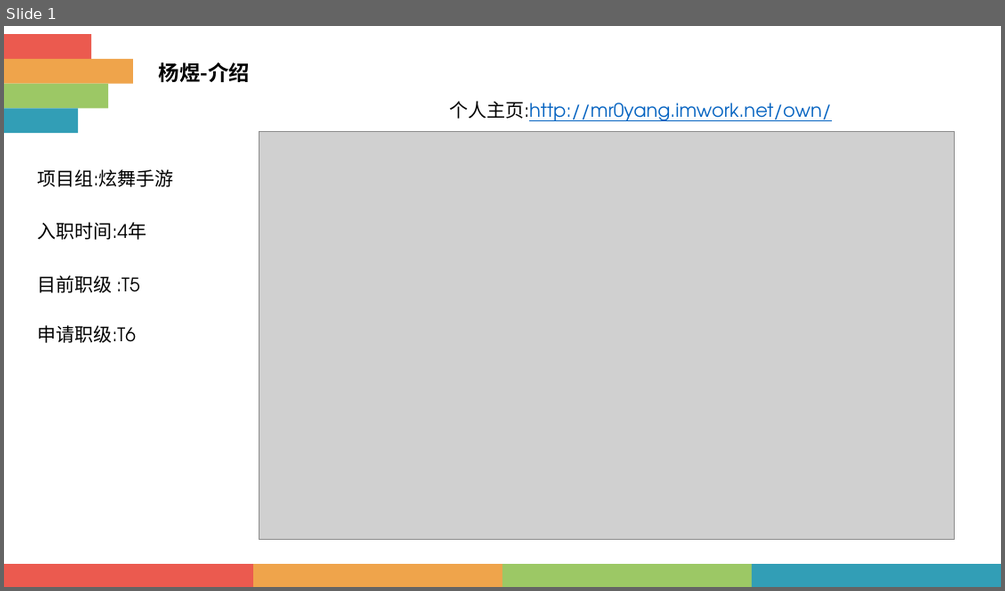
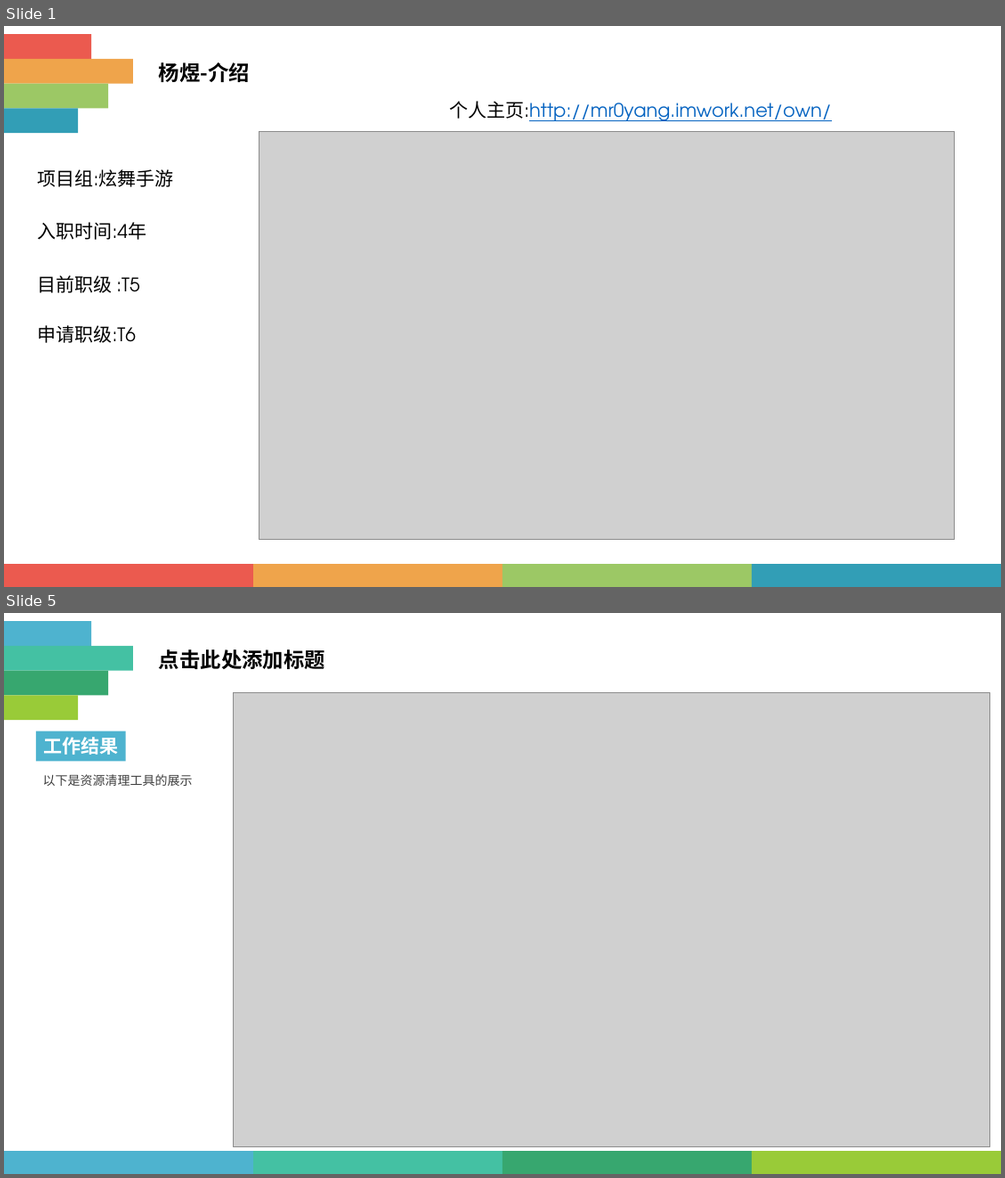
Before and after one commit to cashtony/Company, a slide deck: 文档/2018年6月程序员晋级/晋级 ppt.pptx. Shown one above the other, each under a label of ours: slide 1 before the commit, slides 1 and 5 after it; the slides between them are not shown. The pictures are 1005x591 and 1005x1178 pixels, drawn with LibreOffice and Linux fonts; fonts in the diff are those of the drawing; grey boxes stand for pictures. Boxes give left, top, right and bottom in pixels: in the first picture for what was removed or moved away, otherwise in the second. Text is boxed around its words. In the diff, an @@ line names an element or a change of style, - is before the commit and + after.

```diff
--- a/文档/2018年6月程序员晋级/晋级 ppt.pptx
+++ b/文档/2018年6月程序员晋级/晋级 ppt.pptx
@@ slide 5 added at <box>4,613,1001,1174</box>, background #FFFFFF @@
@@ rectangle added at <box>4,621,91,646</box>, fill #4EB3CF @@
@@ rectangle added at <box>4,646,133,671</box>, fill #44C1A3 @@
@@ text added at <box>159,649,325,669</box>, 20 pt, text #000000, bold @@
+点击此处添加标题
@@ rectangle added at <box>4,671,108,695</box>, fill #37A76F @@
@@ picture added at <box>234,692,989,1146</box> @@
@@ rectangle added at <box>4,695,78,720</box>, fill #99CB38 @@
@@ rectangle added at <box>36,731,126,761</box>, fill #4EB3CF, 18 pt, text #FFFFFF, bold @@
+工作结果
@@ text added at <box>43,774,193,786</box>, 12 pt, text #404040 @@
+以下是资源清理工具的展示
@@ rectangle added at <box>4,1151,253,1174</box>, fill #4EB3CF @@
@@ rectangle added at <box>254,1151,502,1174</box>, fill #44C1A3 @@
@@ rectangle added at <box>502,1151,752,1174</box>, fill #37A76F @@
@@ rectangle added at <box>752,1151,1001,1174</box>, fill #99CB38 @@
```
Also in this commit, not shown: 2 slides changed, 2 other slides added, 1 slide removed.
